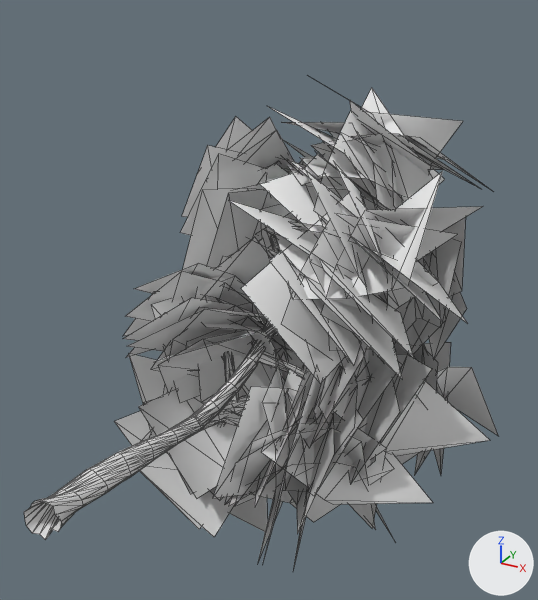
An edit to the FBX model Assets/3D/Arbol4.fbx, drawn before and after from the same camera.
One viewpoint serves both versions: a 50 mm camera at (2.99, -2.54, 3.08) aimed at (0.42, 2.13, 0.75). The axes (+X, +Y, +Z) are drawn at lower right. The lights are the same throughout. Mesh edges are drawn as thin lines. Where no turn or scale is listed for an object, it has been applied to the vertices. Vertices at the same position are counted once.

Objects in the first picture: 'Tree_0', 'Tree_1'.
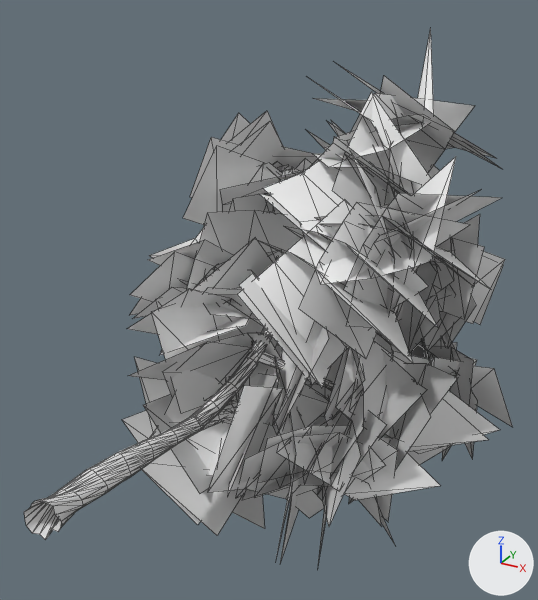
Where the change shows, as pixel boxes [x1, y1, x2, y2] in the pictures (538 x 600 px; the box of a moved part takes in the faces that stretch with it):
'Tree_1', reshaped (12% taller): before [114, 88, 498, 569]; after [122, 28, 513, 568]
part 1 of me_tree_1, moved or reshaped: before [250, 385, 305, 506]; after [209, 374, 277, 497]
part 2 of me_tree_1, moved or reshaped: before [140, 394, 236, 537]; after [142, 382, 242, 535]
part 3 of me_tree_1, moved or reshaped: before [128, 309, 291, 358]; after [129, 342, 272, 383]
part 4 of me_tree_1, moved or reshaped: before [289, 342, 365, 448]; after [238, 327, 329, 434]
part 5 of me_tree_1, moved or reshaped: before [151, 300, 285, 403]; after [152, 288, 319, 414]
part 6 of me_tree_1, moved or reshaped: before [268, 248, 361, 365]; after [239, 270, 331, 388]
part 7 of me_tree_1, moved or reshaped: before [183, 188, 299, 269]; after [187, 210, 301, 290]
part 8 of me_tree_1, moved or reshaped: before [288, 159, 380, 237]; after [260, 194, 326, 251]
part 9 of me_tree_1, moved or reshaped (not visible before): after [281, 168, 294, 176]
part 10 of me_tree_1, moved or reshaped: before [158, 330, 288, 392]; after [162, 333, 282, 396]
part 11 of me_tree_1, moved or reshaped: before [222, 342, 313, 432]; after [274, 321, 317, 425]
part 12 of me_tree_1, moved or reshaped: before [183, 237, 271, 402]; after [193, 238, 273, 401]
part 13 of me_tree_1, moved or reshaped: before [114, 88, 498, 569]; after [122, 28, 513, 568]

The edits, one by one:
me_tree_1 is used by ob_tree_1; location (0.0, 0.0, 0.0).
me_tree_1 had 1744 vertices, 1308 faces and spanned x -1.02..2.21, y 1.01..4.12, z -1.66..2.36.
me_tree_1 now has 1744 vertices, 1308 faces and spans x -1.09..2.25, y 1.01..4.19, z -1.74..2.72.
me_tree_1 part 1: the loose piece of 8 vertices spanning x 0.19..1.18, y 1.07..2.29, z -0.73..0.49 is scaled about its middle by (1.01, 0.991, 1), then moved by (-0.19, -0.06, 0.06).
me_tree_1 part 2: the loose piece of 8 vertices spanning x -0.37..0.59, y 1.29..2.32, z -1.0..0.32 is multiplied about its middle by the matrix ((0.999, 0.008, -0.008), (-0.008, 0.999, -0.012), (0.008, 0.012, 0.999)), then moved by (0.1, -0.11, 0.14).
me_tree_1 part 3: the loose piece of 8 vertices spanning x -0.48..0.66, y 1.47..2.4, z -0.45..0.89 is scaled about its middle by (1, 0.984, 1), then moved by (0.12, -0.15, -0.17).
me_tree_1 part 4: the loose piece of 8 vertices spanning x 0.28..1.46, y 1.45..2.53, z -0.29..0.8 is moved by (-0.2, -0.12, 0.11).
me_tree_1 part 5: the loose piece of 8 vertices spanning x -0.44..0.84, y 1.75..2.44, z -0.17..0.92 is moved by (0.16, -0.2, 0.05).
me_tree_1 part 6: the loose piece of 8 vertices spanning x 0.23..1.43, y 1.41..2.61, z 0.38..1.38 is moved by (-0.19, -0.07, -0.19).
me_tree_1 part 7: the loose piece of 8 vertices spanning x -0.57..0.72, y 2.32..3.09, z 0.49..1.49 is moved by (0.21, -0.26, -0.09).
me_tree_1 part 8: the loose piece of 8 vertices spanning x 0.11..1.33, y 2.06..3.12, z 0.75..1.89 is moved by (-0.15, -0.13, -0.24).
me_tree_1 part 9: the loose piece of 8 vertices spanning x -0.21..1.14, y 2.72..3.27, z 0.29..1.54 is moved by (-0.05, -0.1, 0.01).
me_tree_1 part 10: the loose piece of 8 vertices spanning x -0.4..0.91, y 1.37..2.44, z -0.24..0.62 is multiplied about its middle by the matrix ((0.964, -0.034, -0.033), (0.034, 0.964, -0.009), (0.033, 0.008, 0.964)), then moved by (0.02, 0.0, -0.02).
me_tree_1 part 11: the loose piece of 8 vertices spanning x -0.05..1.04, y 1.34..2.48, z -0.3..0.86 is multiplied about its middle by the matrix ((0.964, 0.036, -0.024), (-0.036, 0.964, 0.0), (0.024, 0.001, 0.965)), then moved by (-0.03, 0.0, 0.01).
me_tree_1 part 12: the loose piece of 8 vertices spanning x -0.29..0.68, y 1.75..2.57, z -0.12..1.27 is multiplied about its middle by the matrix ((0.966, 0.003, -0.023), (-0.002, 0.965, 0.034), (0.023, -0.034, 0.965)), then moved by (0.02, -0.02, 0.01).
me_tree_1 part 13: 1552 of 1744 vertices moved; they spanned x -1.02..2.21, y 1.01..4.12, z -1.66..2.36 and now span x -1.09..2.25, y 1.03..4.19, z -1.74..2.72; mean shift (0.02, 0.11, 0.01); largest move (0.28, 2.04, -0.35) -> (2.2, 2.17, 0.01).
